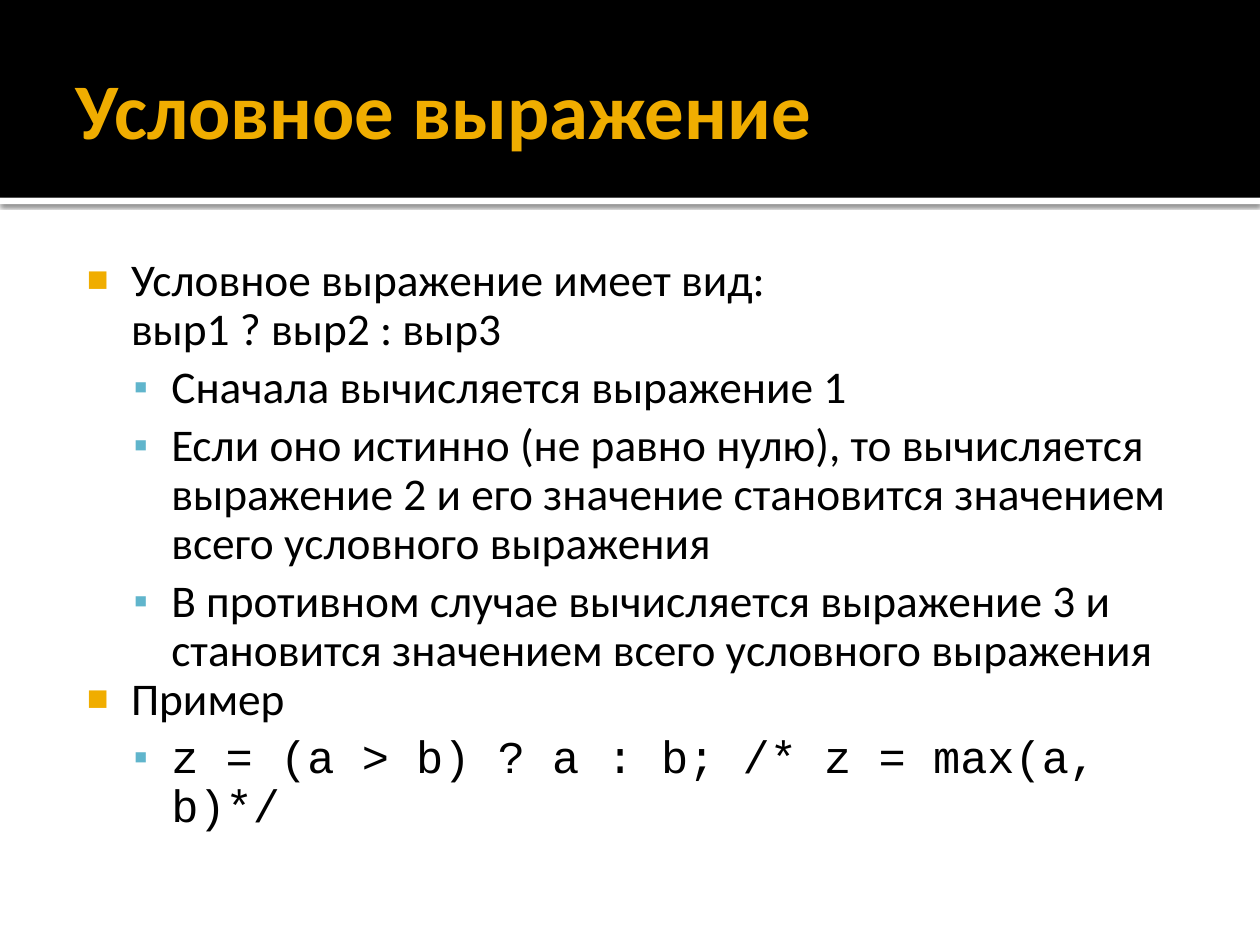
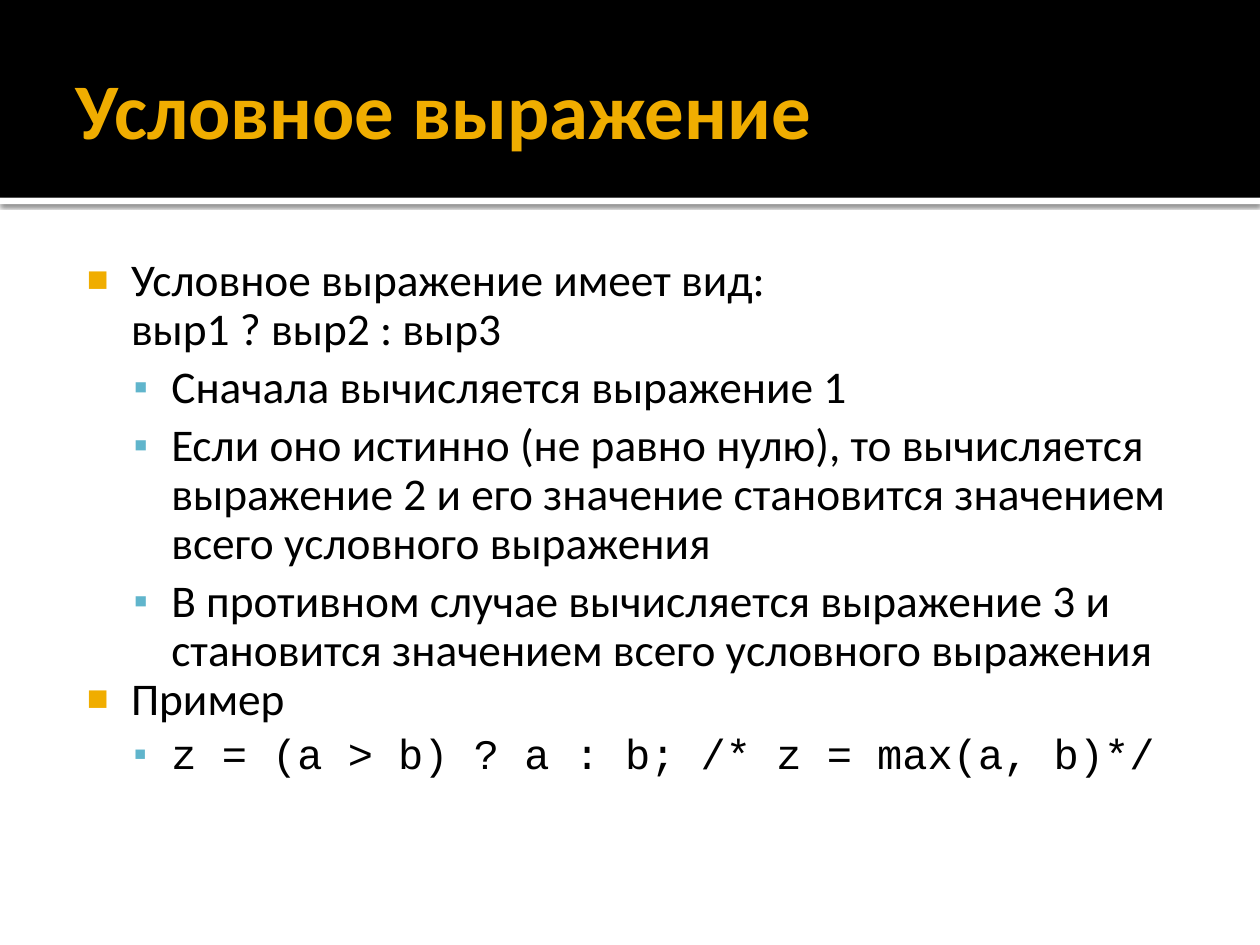
Before and after one commit to alexey-malov/oop, a slide deck: slide 63 of lectures/01/Синтаксис C++.pptx. Drawn at 1260x945 pixels with LibreOffice and Linux fonts; fonts in the diff are those of the drawing. Boxes give left, top, right and bottom in pixels: in the first picture for what was removed or moved away, otherwise in the second. Text is boxed around its words. In the diff, an @@ line names an element or a change of style, - is before the commit and + after.

```diff
--- a/lectures/01/Синтаксис C++.pptx
+++ b/lectures/01/Синтаксис C++.pptx
@@ text at bbox=[171, 739, 1155, 778]: size 25.9 to 24.1 pt in "z = (a > b) ? a ..." @@
```
Also in this commit, not shown: 2 other slides changed.
